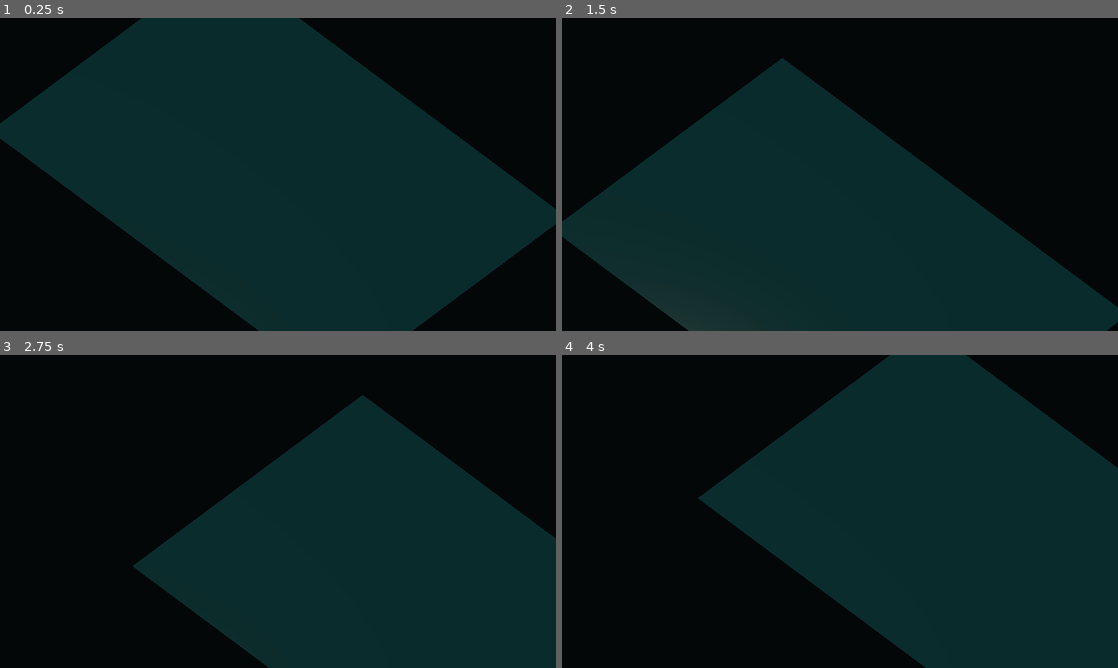
Above: before the commit, frames 1-4 (two rows, left to right).
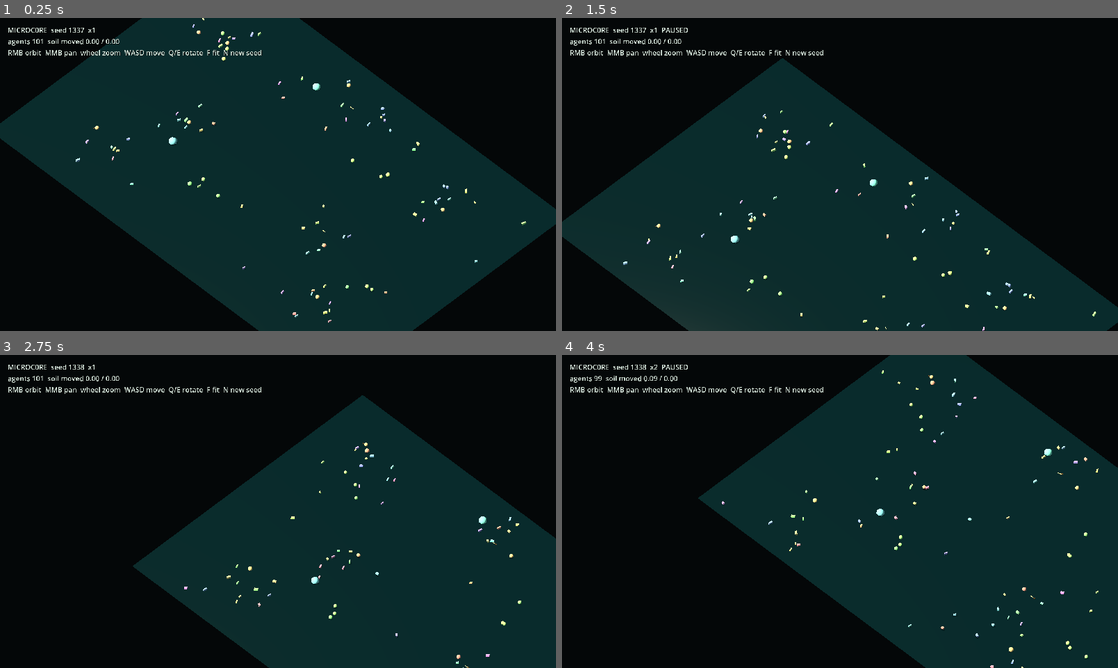
Above: after the commit, the same moments.

Repository: Rzbck/MicroC0re
Game: Godot game, scene res://src/app/main.tscn
The game is run twice, just before and just after one commit, with the same random seed, the same clock (stepped at 60 frames per second) and the same inputs.
Inputs (mouse positions are in pixels of both pictures, inside the frame that each line leads up to):
- Up to frame 1 (0.25 s): no input
- Up to frame 2 (1.5 s): tap Enter at 0.5 s; move the mouse to (812, 237) at 0.52 s; hold W 0.53-1.25 s; tap F at 0.6 s; click (812, 237) at 0.67 s; tap Space at 0.77 s; drag from (1006, 221) to (812, 237) at 1.27 s
- Up to frame 3 (2.75 s): tap Space at 2 s; move the mouse to (111, 464) at 2.02 s; hold A from 2.03 s (still down); tap N at 2.1 s
- Up to frame 4 (4 s): release A at 2.75 s; drag from (867, 511) to (673, 464) at 2.77 s; move the mouse to (756, 433) at 3.52 s; hold S from 3.53 s (still down); tap 2 at 3.6 s; tap Space at 3.77 s

The runs differ from the first frame. In frame 1, 1.2% of the frame differs, in the area x 1-95%, y 0-98%; in frame 2, 1.1%; in frame 3, 1.0%; in frame 4, 1.1%.
Error before the commit: Parse Error: The function signature doesn't match the parent. Parent signature is "_get(StringName) -> Variant". (res://src/simulation/living_terrain.gd:441)

Commit message:
Fix living terrain parser and smoke scope

Diff:
--- a/src/simulation/living_terrain.gd
+++ b/src/simulation/living_terrain.gd
@@ -39,13 +39,13 @@
 	var y1: int = mini(y0 + 1, height - 1)
 	var tx: float = gx - float(x0)
 	var ty: float = gy - float(y0)
-	var a: float = lerpf(_get(x0, y0), _get(x1, y0), tx)
-	var b: float = lerpf(_get(x0, y1), _get(x1, y1), tx)
+	var a: float = lerpf(_height_value(x0, y0), _height_value(x1, y0), tx)
+	var b: float = lerpf(_height_value(x0, y1), _height_value(x1, y1), tx)
 	return lerpf(a, b, ty)
 
 
 func height_at_grid(x: int, y: int) -> float:
-	return _get(clampi(x, 0, width - 1), clampi(y, 0, height - 1))
+	return _height_value(clampi(x, 0, width - 1), clampi(y, 0, height - 1))
 
 
 func world_position_for_grid(x: int, y: int) -> Vector2:
@@ -438,5 +438,5 @@
 	return y * width + x
 
 
-func _get(x: int, y: int) -> float:
+func _height_value(x: int, y: int) -> float:
 	return float(heights[_index(x, y)])
--- a/tests/smoke_test.gd
+++ b/tests/smoke_test.gd
@@ -323,7 +323,7 @@
 				errors.append("evolution: founder missing shared physical genome")
 				break
 
-		var first = PetriSimulationScript.new(424242)
+	var first = PetriSimulationScript.new(424242)
 	var second = PetriSimulationScript.new(424242)
 	first.seed_demo(24)
 	second.seed_demo(24)
